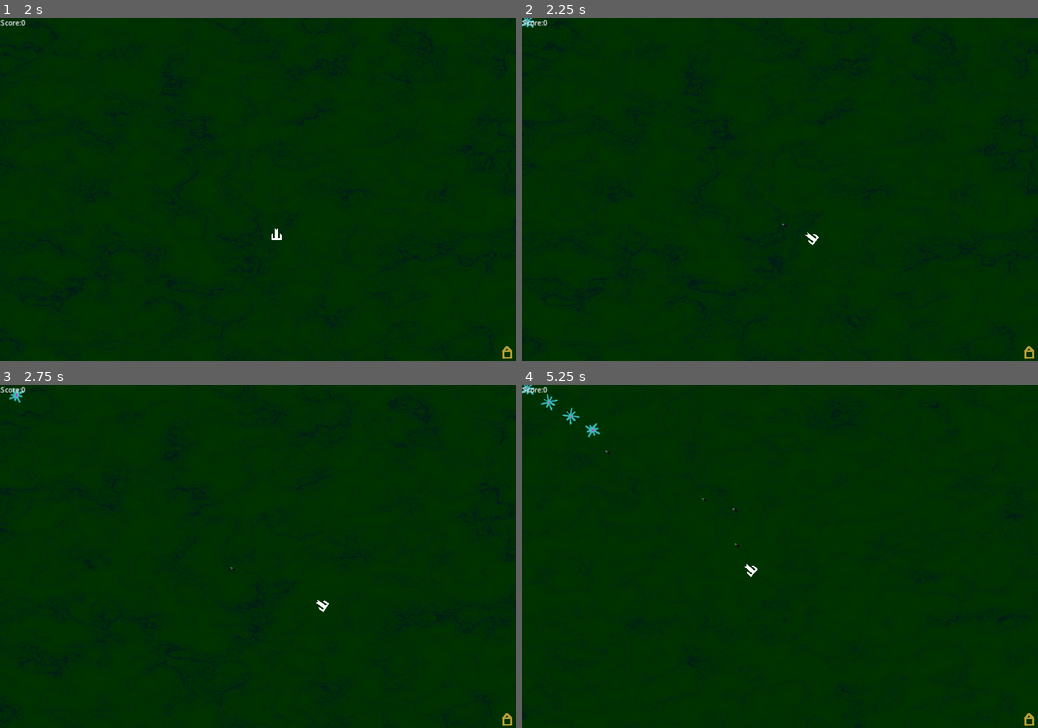
Above: before the commit, frames 1-4 (two rows, left to right).
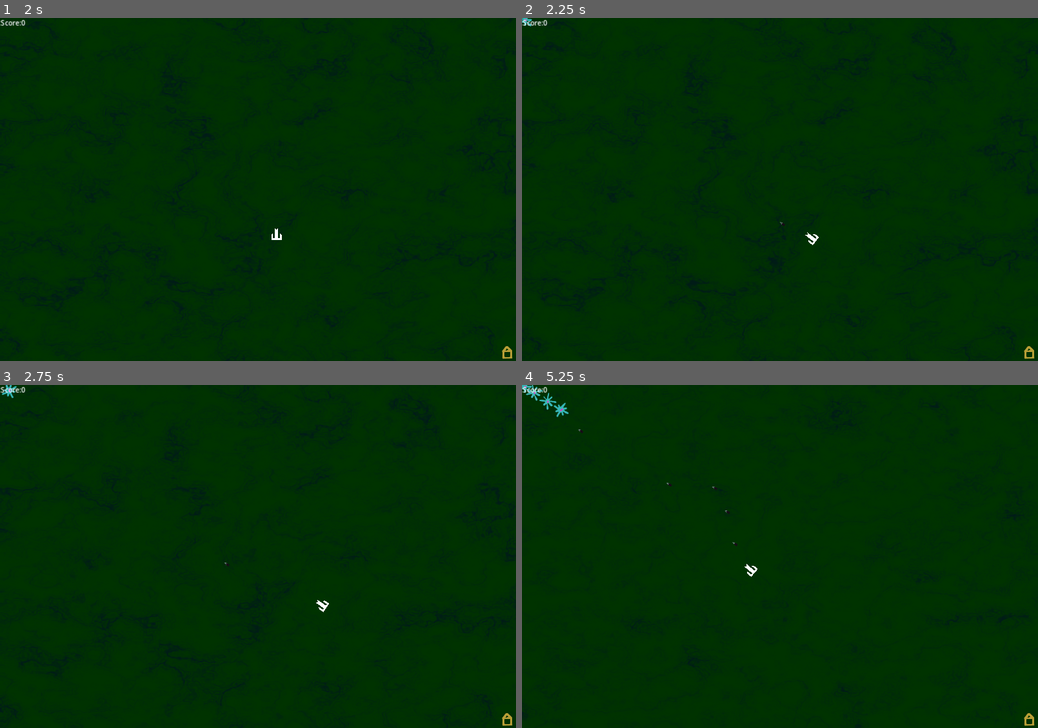
Above: after the commit, the same moments.

Repository: Habidakus/turrim-caelum
Game: Godot game, scene res://main.tscn
Two runs of this game, one before a commit and one after it. Both use one fixed random seed, a clock stepped at 60 frames per second and the inputs below. The engine's default icon, where the game draws it, is replaced by a stand-in: a white triangle on a blue panel in a dark square.
Inputs (mouse positions are in pixels of both pictures, inside the frame that each line leads up to):
- Up to frame 1 (2 s): tap Enter (pause) at 0.5 s; move the mouse to (371, 172) at 0.52 s; hold D (move_right) 0.53-1.28 s; click (371, 172) at 0.67 s; move the mouse to (154, 206) at 1.27 s; hold S (move_down) from 1.28 s (still down)
- Up to frame 2 (2.25 s): tap Space at 2 s; move the mouse to (831, 114) at 2.02 s; release S (move_down) at 2.03 s; hold D (move_right) from 2.03 s (still down)
- Up to frame 3 (2.75 s): keep holding D (move_right)
- Up to frame 4 (5.25 s): move the mouse to (754, 625) at 2.77 s; release D (move_right) at 2.78 s; hold W (move_up) 2.78-3.53 s; click (754, 625) at 2.92 s; move the mouse to (934, 607) at 3.52 s; hold A (move_left) 3.53-5.03 s; move the mouse to (625, 505) at 4.27 s; move the mouse to (805, 556) at 5.02 s; hold S (move_down) from 5.03 s (still down); click (805, 556) at 5.17 s

Frame 1 is identical in both runs. In frame 2, less than 0.1% of the frame differs, in the area x 0-52%, y 0-62%; in frame 3, 0.1%; in frame 4, 0.4%, in the area x 0-46%, y 0-56%.

Commit message:
Initial work having all enemies hp

Diff:
--- a/Data/lethalBullets_a1.tres
+++ b/Data/lethalBullets_a1.tres
@@ -5,6 +5,6 @@
 [resource]
 script = ExtResource("1_uoxyt")
 cardName = "Elephant Bullets"
-description = "These larger bullets do more damage to larger aliens."
+description = "These larger bullets do more damage to aliens."
 boonType = 4
-boonMultiple = 2.0
+boonMultiple = 1.5
--- a/main.gd
+++ b/main.gd
@@ -29,19 +29,24 @@
 # - meta progression
 #   - permanently apply some upgrades
 #   - more maps:
+#     - maps that start with mob ID at larger numbers
 #     - rocks that will block both enemy paths & blow up the player
 #     - walls (like rocks, but much longer)
-# -     hostile zones that would blow up the player but allow mobs to pass through
+#     - hostile zones that would blow up the player but allow mobs to pass through
 # - how to play screen
 # - general info screen
+# - give every enemy hp, and have it increase proportional to advancement rate
+# - display stats while in advancement selection screen (and on end screen)
 # - more advancements:
+#   - expand "Elephant rounds" to a full gammet of increased damage
 #   - multi shot
 #   - power shot
 #   - hailstorm
 #   - movement-based power attacks (move in circle, move in star pattern, etc...)
-#
+#   - GIVE & TAKE, some advancements increase one stat while takng others away
 # Bugs to fix:
 # - Add sound & VFX feedback when selecting upgrade card
+# - bullets should live for distance travelled, not time in the air
 
 var screen_size;
 var rng = RandomNumberGenerator.new()
--- a/mob.gd
+++ b/mob.gd
@@ -3,9 +3,10 @@
 var distance_travelled = 0.0
 var target
 var rotateSpeed
-var travelSpeed = 60.0
+var travelSpeed = 33.0
 var score = 1
-var hp = 1
+var hp = 10
+var armor = 0
 var size = 1.0
 var id_for_spawn = 0
 var spawn_children = 0
@@ -22,28 +23,41 @@
 
 func set_target(node : Area2D, rotSpd : float, id : int, p: Curve2D, dist):
 	id_for_spawn = id
+	var id_for_hp = id
 	path = p
 	target = node.position;
 	distance_travelled = dist
 	rotateSpeed = rotSpd;
 	var mutatorA = 0
+	# ELEVEN - armored
+	while (id != 0) && (id % 2) == 0:
+		id = int(id / 2)
+		armor += 1
+		travelSpeed *= 0.95
+	# SEVEN - super sized
 	while (id != 0) && (id % 7) == 0:
 		id = int(id / 7)
-		hp += 3
+		hp += 30
 		score += 1
 		size *= 1.3333
 		travelSpeed *= 0.9
+	# FIVE - speedy
 	while (id != 0) && (id % 5) == 0:
 		id = int(id / 5)
 		travelSpeed *= 2.0
 		rotateSpeed *= 2.0
 		score += 1
-	while (id != 0) && (id != 0) && (id % 9) == 0:
-		id = int(id / 9)
-		spawn_children = 3
+	# THREE - children
+	while (id != 0) && (id % 3) == 0:
+		id = int(id / 3)
+		id_for_spawn = int(id_for_spawn / 3)
+		spawn_children += 1
 		mutatorA = 1
 		travelSpeed *= 0.8
 		score += 1
+	while (id_for_hp > 31):
+		id_for_hp -= 31
+		hp *= 1.1
 	self.scale *= size
 	if mutatorA > 0:
 		$AnimatedSprite2D.material.set_shader_parameter("mutatorA", mutatorA)
@@ -51,6 +65,11 @@
 		$AnimatedSprite2D.material = null
 
 func on_hit(damage : float):
+	damage -= armor
+	if damage <= 0:
+		# TODO: Play *plink* sound
+		return
+
 	if hp > damage:
 		hp -= damage
 		get_parent().play_impact_sound()
@@ -59,10 +78,13 @@
 		tween.tween_property(self, "scale", Vector2(size, size), 0.1).set_trans(Tween.TRANS_BOUNCE)
 		return
 
+	var offset = distance_travelled - 20.0
 	if spawn_children > 0:
-		get_parent().spawn_mob(id_for_spawn / 13, distance_travelled - 20.0, path)
-		get_parent().spawn_mob(id_for_spawn / 13, distance_travelled - 50.0, path)
-		get_parent().spawn_mob(id_for_spawn / 13, distance_travelled - 80.0, path)
+		spawn_children += 2
+	while spawn_children > 0:
+		spawn_children -= 1
+		get_parent().spawn_mob(id_for_spawn, offset, path)
+		offset -= 30.0
 
 	# Explode
 	var particle = explosion_scene.instantiate()
--- a/player.gd
+++ b/player.gd
@@ -6,10 +6,10 @@
 @export var bullet_scene: PackedScene = null
 @export var explosion_scene : PackedScene
 var screen_size;
-var rate_of_fire : float = 1;
+var rate_of_fire : float = 0.75;
 var bullet_lifespan : float = 5.0;
-var bullet_speed : float = 175.0;
-var bullet_damage : float = 1;
+var bullet_speed : float = 200.0;
+var bullet_damage : float = 8.0;
 var next_shot
 var autospend : bool = false;
 
@@ -80,7 +80,7 @@
 
 func _on_area_entered(area):
 	if area in get_tree().get_nodes_in_group("mob"):
-		area.on_hit(5)
+		area.on_hit(100)
 
 		# Explode
 		var particle = explosion_scene.instantiate()
